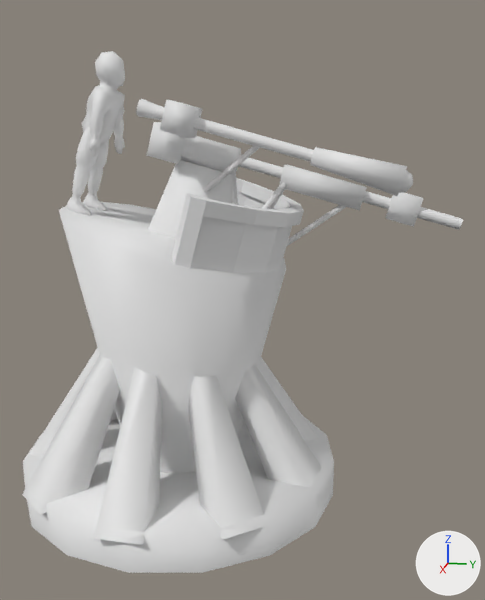
Renders of the Blender file towerdefense-work-folder/models/defense_tower/def_scifi.blend from each side of a commit.
Before and after are seen from a 50 mm camera at (9.62, 3.0, 5.31) aimed at (-0.02, 1.08, 2.9). The axes (+X, +Y, +Z) are drawn at lower right. The lights are the same throughout. Materials are left out; every surface is plain grey.
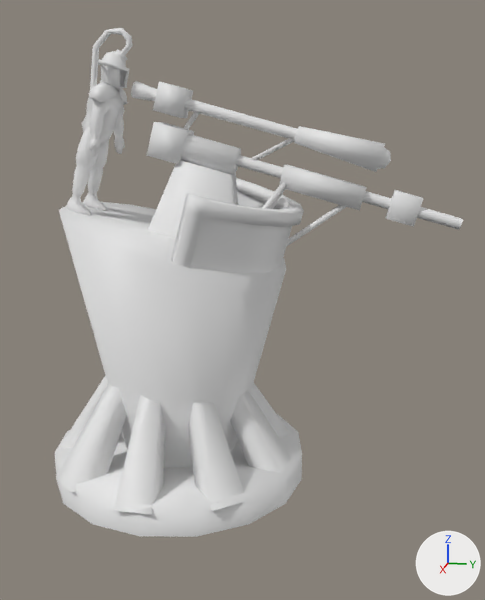
Where the change shows, as pixel boxes (x1, y1, x2, y2) in the pictures (485 x 600 px; the box of a moved part takes in the faces that stretch with it):
'Cylinder', reshaped (20% narrower, 10% shorter): before (22, 202, 334, 573); after (54, 202, 302, 537)
'Cylinder.005', moved: before (136, 99, 413, 196); after (131, 81, 391, 172)
'Cylinder.006', moved: before (160, 100, 202, 138); after (153, 82, 193, 118)
'Sphere.001', added: after (98, 49, 129, 90)
'Cylinder.008', reshaped, moved, turned, rescaled: before (203, 146, 259, 192); after (183, 112, 295, 160)
'Cylinder.007', reshaped, moved, turned (not visible before): after (90, 27, 132, 90)
'Plane', added: after (89, 82, 127, 105)
part 1 of me_astronaut, deleted: before (95, 51, 125, 87)
part 2 of me_cylinder, moved or reshaped: before (23, 415, 334, 573); after (54, 414, 302, 537)
part 3 of me_cylinder, moved or reshaped: before (258, 357, 319, 441); after (250, 383, 291, 437)
part 4 of me_cylinder, moved or reshaped: before (235, 364, 322, 487); after (230, 390, 292, 473)
part 5 of me_cylinder, moved or reshaped: before (188, 375, 264, 540); after (188, 402, 244, 511)
part 6 of me_cylinder, moved or reshaped: before (94, 368, 162, 545); after (114, 395, 165, 515)
part 7 of me_cylinder, moved or reshaped: before (22, 354, 120, 514); after (56, 382, 126, 493)
part 8 of me_cylinder, moved or reshaped: before (29, 348, 100, 455); after (59, 376, 108, 448)
part 9 of me_cylinder, moved or reshaped (not visible afterwards): before (110, 408, 118, 421)

The change, as a list of edits to the scene's bpy script:
```text
Change me_astronaut:
    used by ob_astronaut; parent = ob_empty; location = (0.0, 0.0, 0.0); rotation_euler = (1.571, 0.0, 0.0), in degrees (90, 0, 0)
    remove me_astronaut.from_pydata(...)  # 574 vertices, 1198 faces; spans x -0.56..0.55, y 0.0..2.35, z -0.28..0.26
    add me_astronaut.from_pydata(...)  # 503 vertices, 1046 faces; spans x -0.56..0.55, y 0.0..1.91, z -0.28..0.26
    me_astronaut part 1
    71 vertices are removed from x -0.23..0.22, y 1.92..2.35, z -0.25..0.24
    152 faces are deleted
Change me_cylinder_008:
    used by ob_cylinder_008; location = (0.18, 0.87, 4.79); rotation_euler = (-0.908, 0.372, -0.146), in degrees (-52, 21, -8.4); scale = (4.06, 4.06, 2.84)
    remove me_cylinder_008.from_pydata(...)  # 24 vertices, 12 faces; spans x -0.01..0.01, y -0.01..0.01, z -0.25..0.25
    add me_cylinder_008.from_pydata(...)  # 12 vertices, 6 faces; spans x -0.043..0.043, y -1.178..0.05, z -1.668..0.5
    me_cylinder_008 part 11: the whole mesh is rebuilt
Change me_cylinder:
    where me_cylinder.from_pydata(...)  # 144 vertices, 74 faces; spans x -0.85..0.86, y -0.86..0.85, z -0.1..1.46
    used by ob_cylinder; location = (-0.08, 0.04, 0.07); scale = (2.9, 2.9, 2.9)
    me_cylinder part 2: the loose piece of 32 vertices spanning x -0.85..0.85, y -0.85..0.85, z -0.1..0.1 is scaled about its middle by 0.8, then moved by (0.0, 0.0, 0.06)
    me_cylinder part 3: the loose piece of 8 vertices spanning x -0.47..-0.05, y 0.22..0.78, z 0.06..0.77 is scaled about its middle by 0.8, then moved by (0.06, -0.1, -0.03)
    me_cylinder part 4: the loose piece of 8 vertices spanning x 0.04..0.31, y 0.25..0.82, z 0.06..0.77 is scaled about its middle by 0.8, then moved by (-0.03, -0.11, -0.03)
    me_cylinder part 5: the loose piece of 8 vertices spanning x 0.23..0.76, y 0.11..0.59, z 0.06..0.77 is scaled about its middle by 0.8, then moved by (-0.09, -0.07, -0.03)
    me_cylinder part 6: the loose piece of 8 vertices spanning x 0.31..0.86, y -0.15..0.08, z 0.06..0.77 is scaled about its middle by 0.8, then moved by (-0.11, 0.01, -0.03)
    me_cylinder part 7: the loose piece of 8 vertices spanning x 0.2..0.73, y -0.66..-0.18, z 0.06..0.77 is scaled about its middle by 0.8, then moved by (-0.09, 0.08, -0.03)
    me_cylinder part 8: the loose piece of 8 vertices spanning x 0.0..0.26, y -0.86..-0.29, z 0.06..0.77 is scaled about its middle by 0.8, then moved by (-0.02, 0.11, -0.03)
    me_cylinder part 9: the loose piece of 8 vertices spanning x -0.51..-0.09, y -0.78..-0.22, z 0.06..0.77 is scaled about its middle by 0.8, then moved by (0.06, 0.1, -0.03)
Change me_cylinder_007:
    used by ob_cylinder_007; location = (0.14, 0.28, 5.37); rotation_euler = (0.402, 1.131, 1.048), in degrees (23, 65, 60); scale = (4.06, 4.06, 1.62)
    remove me_cylinder_007.from_pydata(...)  # 16 vertices, 8 faces; spans x -0.02..0.02, y -0.02..0.02, z -0.25..0.25
    add me_cylinder_007.from_pydata(...)  # 56 vertices, 48 faces; spans x -0.05..0.05, y -0.402..0.185, z -0.865..0.27
    me_cylinder_007 part 10: the whole mesh is rebuilt
Change ob_cylinder_008:
    ob_cylinder_008.location: (0.18, 0.87, 4.79) -> (-0.18, 1.51, 5.13)
    ob_cylinder_008.rotation_euler: (-0.908, 0.372, -0.146) -> (-1.103, 0.0, 0.0)  # degrees (-52, 21, -8.4) -> degrees (-63, 0, 0)
    ob_cylinder_008.scale: (4.06, 4.06, 2.84) -> (0.884, 0.884, 0.884)
Change ob_cylinder_006:
    ob_cylinder_006.location: (0.46, 2.32, 4.98) -> (-0.14, 2.03, 5.26)
Change ob_cylinder_007:
    ob_cylinder_007.location: (0.14, 0.28, 5.37) -> (0.0, -0.66, 6.43)
    ob_cylinder_007.rotation_euler: (0.402, 1.131, 1.048) -> (-0.785, 0.0, 0.0)  # degrees (23, 65, 60) -> degrees (-45, 0, 0)
Change ob_cylinder_005:
    ob_cylinder_005.location: (0.46, 2.32, 4.98) -> (-0.14, 2.03, 5.26)
Add ob_plane:
    ob_plane = bpy.data.objects.new('Plane', me_plane_001)  # 40 vertices, 36 faces; spans x -3.87..3.49, y -2.31..2.43, z -1.84..1.26
    ob_plane.location = (0.0, -0.88, 5.89)
    ob_plane.rotation_euler = (-0.36, -0.246, 0.0914)  # degrees (-21, -14, 5.2)
    ob_plane.scale = (0.13, 0.0544, 0.13)
Add ob_sphere_001:
    ob_sphere_001 = bpy.data.objects.new('Sphere.001', me_sphere_001)  # 70 vertices, 70 faces; spans x -0.358..0.358, y -0.186..0.254, z -0.257..0.313
    ob_sphere_001.location = (0.0, -0.83, 6.18)
```
